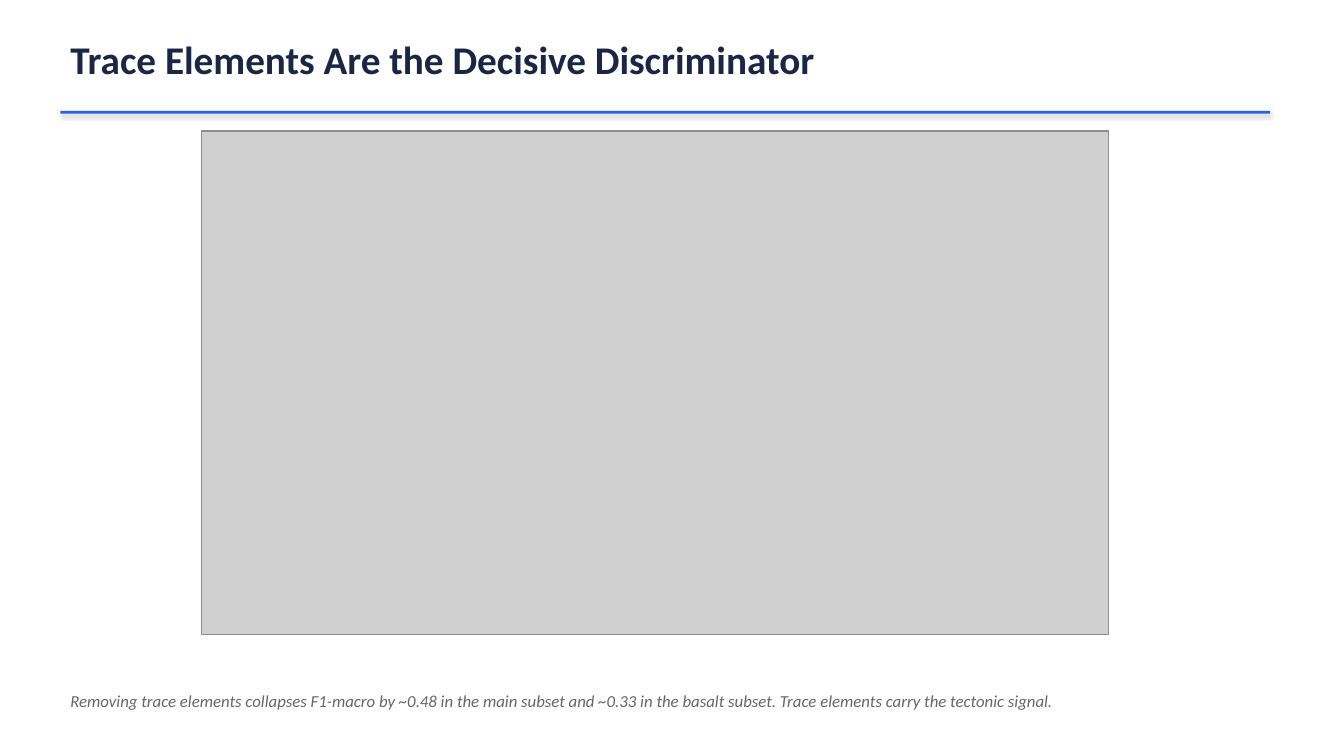
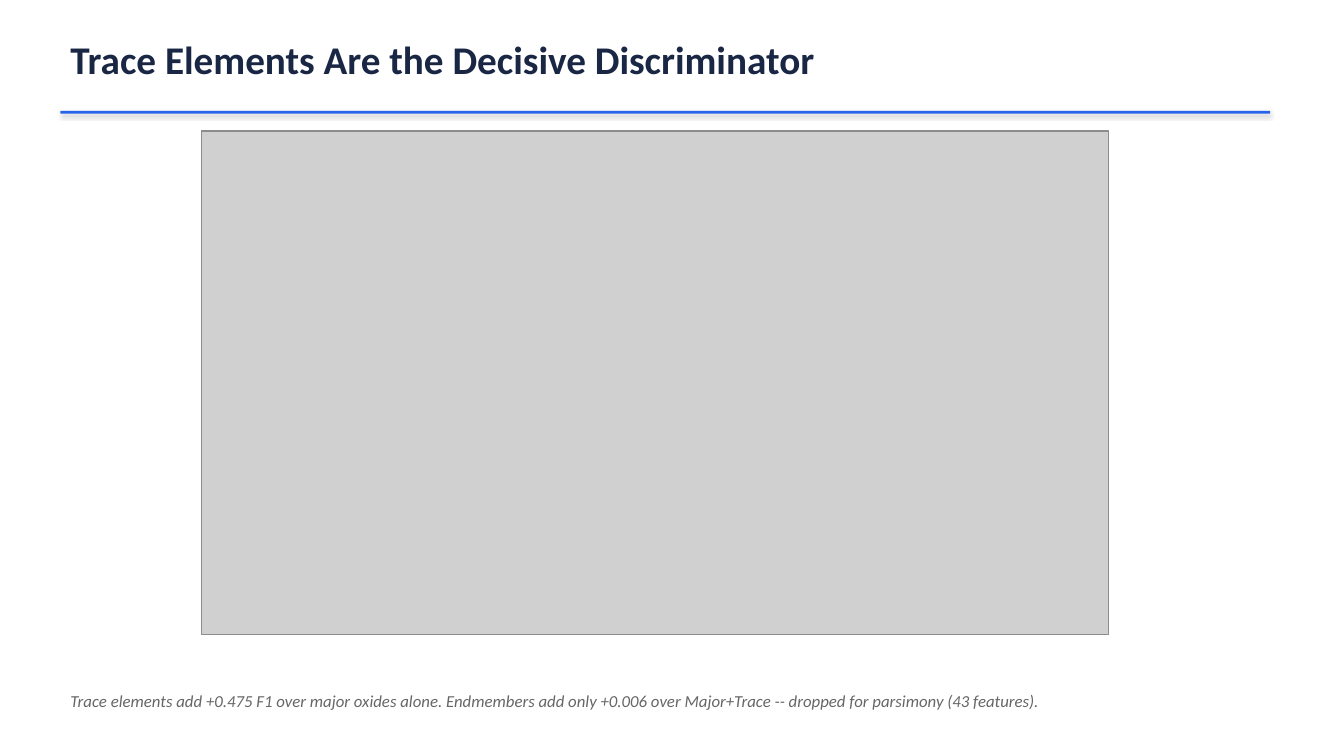
Before and after one commit to SteadfastAsArt/cpx-tectonic-dashboard, a slide deck: slide 8 of CPX_Tectonic_Classification.pptx. Drawn at 1344x756 pixels with LibreOffice and Linux fonts; fonts in the diff are those of the drawing; grey boxes stand for pictures. Boxes give left, top, right and bottom in pixels: in the first picture for what was removed or moved away, otherwise in the second. Text is boxed around its words. In the diff, an @@ line names an element or a change of style, - is before the commit and + after.

```diff
--- a/CPX_Tectonic_Classification.pptx
+++ b/CPX_Tectonic_Classification.pptx
@@ text at box(70, 695, 1038, 710): text changed @@
-Removing trace elements collapses F1-macro by ~0.48 in the main subset and ~0.33 in the basalt subset. Trace elements carry the tectonic signal.
+Trace elements add +0.475 F1 over major oxides alone. Endmembers add only +0.006 over Major+Trace -- dropped for parsimony (43 features).
```
Also in this commit, not shown: 8 other slides changed, 3 slides added, 1 slide removed, 6 other files.
